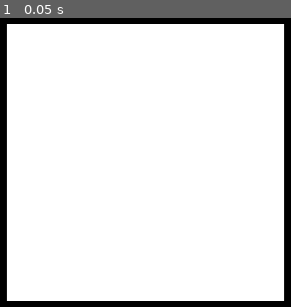
Above: before the commit, frame 1.
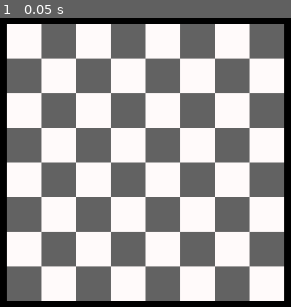
Above: after the commit, the same moment.

Repository: televisionia/untitled-chess-game
Game: Godot game, scene res://chess_2d.tscn
The game is run twice, just before and just after one commit, with the same random seed, the same clock (stepped at 60 frames per second) and the same inputs.
Inputs:
- Up to frame 1 (0.05 s): no input

The runs differ from the first frame. In frame 1, 47% of the frame differs, in the area x 2-98%, y 2-98%.

Commit message:
Added board setup, chess assets added but not used yet

Diff:
--- /dev/null
+++ b/Board_Components/Base/Square_Dark.tscn
@@ -0,0 +1,10 @@
+[gd_scene load_steps=2 format=3 uid="uid://xscqwm2p1ccy"]
+
+[ext_resource type="Texture2D" uid="uid://ckp0x8m5h78gf" path="res://Images/Base/Square_Dark.png" id="1_qa66l"]
+
+[node name="DARK" type="TextureRect"]
+offset_right = 40.0
+offset_bottom = 40.0
+size_flags_horizontal = 3
+size_flags_vertical = 3
+texture = ExtResource("1_qa66l")
--- /dev/null
+++ b/Board_Components/Base/Square_Light.tscn
@@ -0,0 +1,10 @@
+[gd_scene load_steps=2 format=3 uid="uid://bxl5i4q5on0k"]
+
+[ext_resource type="Texture2D" uid="uid://cp2euyngkxvko" path="res://Images/Base/Square_Light.png" id="1_n6lmn"]
+
+[node name="LIGHT" type="TextureRect"]
+offset_right = 40.0
+offset_bottom = 40.0
+size_flags_horizontal = 3
+size_flags_vertical = 3
+texture = ExtResource("1_n6lmn")
--- /dev/null
+++ b/Board_Components/Pieces/Dark_Piece_Bishop.tscn
@@ -0,0 +1,10 @@
+[gd_scene load_steps=2 format=3 uid="uid://5y56f04ufqb6"]
+
+[ext_resource type="Texture2D" uid="uid://dhlpxocpdija8" path="res://Images/Pieces/Black/Piece_Bishop.png" id="1_r05dv"]
+
+[node name="DARK_BISHOP" type="TextureRect"]
+offset_right = 40.0
+offset_bottom = 40.0
+size_flags_horizontal = 3
+size_flags_vertical = 3
+texture = ExtResource("1_r05dv")
--- /dev/null
+++ b/Board_Components/Pieces/Dark_Piece_King.tscn
@@ -0,0 +1,10 @@
+[gd_scene load_steps=2 format=3 uid="uid://bndy1k0q4376f"]
+
+[ext_resource type="Texture2D" uid="uid://bjnqfkaets0ly" path="res://Images/Pieces/Black/Piece_King.png" id="1_ie7ln"]
+
+[node name="DARK_KING" type="TextureRect"]
+offset_right = 40.0
+offset_bottom = 40.0
+size_flags_horizontal = 3
+size_flags_vertical = 3
+texture = ExtResource("1_ie7ln")
--- /dev/null
+++ b/Board_Components/Pieces/Dark_Piece_Knight.tscn
@@ -0,0 +1,10 @@
+[gd_scene load_steps=2 format=3 uid="uid://dppylsixxd6fc"]
+
+[ext_resource type="Texture2D" uid="uid://clpvymw7g3p" path="res://Images/Pieces/Black/Piece_Knight.png" id="1_dj508"]
+
+[node name="DARK_KNIGHT" type="TextureRect"]
+offset_right = 40.0
+offset_bottom = 40.0
+size_flags_horizontal = 3
+size_flags_vertical = 3
+texture = ExtResource("1_dj508")
--- /dev/null
+++ b/Board_Components/Pieces/Dark_Piece_Pawn.tscn
@@ -0,0 +1,10 @@
+[gd_scene load_steps=2 format=3 uid="uid://uajdx5xftmi6"]
+
+[ext_resource type="Texture2D" uid="uid://d377o5l7h72j1" path="res://Images/Pieces/Black/Piece_Pawn.png" id="1_5rj7h"]
+
+[node name="DARK_PAWN" type="TextureRect"]
+offset_right = 40.0
+offset_bottom = 40.0
+size_flags_horizontal = 3
+size_flags_vertical = 3
+texture = ExtResource("1_5rj7h")
--- /dev/null
+++ b/Board_Components/Pieces/Dark_Piece_Queen.tscn
@@ -0,0 +1,10 @@
+[gd_scene load_steps=2 format=3 uid="uid://cea0ns7uwvaj1"]
+
+[ext_resource type="Texture2D" uid="uid://ccaxexd7uiso6" path="res://Images/Pieces/Black/Piece_Queen.png" id="1_37txp"]
+
+[node name="DARK_QUEEN" type="TextureRect"]
+offset_right = 40.0
+offset_bottom = 40.0
+size_flags_horizontal = 3
+size_flags_vertical = 3
+texture = ExtResource("1_37txp")
--- /dev/null
+++ b/Board_Components/Pieces/Dark_Piece_Rook.tscn
@@ -0,0 +1,10 @@
+[gd_scene load_steps=2 format=3 uid="uid://b404hfioyh6k7"]
+
+[ext_resource type="Texture2D" uid="uid://bs74nfoflcse7" path="res://Images/Pieces/Black/Piece_Rook.png" id="1_re3cl"]
+
+[node name="DARK_ROOK" type="TextureRect"]
+offset_right = 40.0
+offset_bottom = 40.0
+size_flags_horizontal = 3
+size_flags_vertical = 3
+texture = ExtResource("1_re3cl")
--- /dev/null
+++ b/Board_Components/Pieces/Light_Piece_Bishop.tscn
@@ -0,0 +1,10 @@
+[gd_scene load_steps=2 format=3 uid="uid://co3p1plmtegmt"]
+
+[ext_resource type="Texture2D" uid="uid://bfys4hf3dk2fb" path="res://Images/Pieces/White/Piece_Bishop.png" id="1_14p5c"]
+
+[node name="LIGHT_BISHOP" type="TextureRect"]
+offset_right = 40.0
+offset_bottom = 40.0
+size_flags_horizontal = 3
+size_flags_vertical = 3
+texture = ExtResource("1_14p5c")
--- /dev/null
+++ b/Board_Components/Pieces/Light_Piece_King.tscn
@@ -0,0 +1,10 @@
+[gd_scene load_steps=2 format=3 uid="uid://bwfi6h3n1ehxj"]
+
+[ext_resource type="Texture2D" uid="uid://10dx3r0jqrdl" path="res://Images/Pieces/White/Piece_King.png" id="1_7n5m2"]
+
+[node name="LIGHT_KING" type="TextureRect"]
+offset_right = 40.0
+offset_bottom = 40.0
+size_flags_horizontal = 3
+size_flags_vertical = 3
+texture = ExtResource("1_7n5m2")
--- /dev/null
+++ b/Board_Components/Pieces/Light_Piece_Knight.tscn
@@ -0,0 +1,10 @@
+[gd_scene load_steps=2 format=3 uid="uid://cr6bwjbmvkim0"]
+
+[ext_resource type="Texture2D" uid="uid://ryvomr60x5o6" path="res://Images/Pieces/White/Piece_Knight.png" id="1_m3g10"]
+
+[node name="LIGHT_KNIGHT" type="TextureRect"]
+offset_right = 40.0
+offset_bottom = 40.0
+size_flags_horizontal = 3
+size_flags_vertical = 3
+texture = ExtResource("1_m3g10")
--- /dev/null
+++ b/Board_Components/Pieces/Light_Piece_Pawn.tscn
@@ -0,0 +1,10 @@
+[gd_scene load_steps=2 format=3 uid="uid://5n3l053cq54"]
+
+[ext_resource type="Texture2D" uid="uid://bjg1kgjxo5jm3" path="res://Images/Pieces/White/Piece_Pawn.png" id="1_c4i6t"]
+
+[node name="LIGHT_PAWN" type="TextureRect"]
+offset_right = 40.0
+offset_bottom = 40.0
+size_flags_horizontal = 3
+size_flags_vertical = 3
+texture = ExtResource("1_c4i6t")
--- /dev/null
+++ b/Board_Components/Pieces/Light_Piece_Queen.tscn
@@ -0,0 +1,10 @@
+[gd_scene load_steps=2 format=3 uid="uid://delh5d7s6cgeu"]
+
+[ext_resource type="Texture2D" uid="uid://b2jm4ed2sr6m2" path="res://Images/Pieces/White/Piece_Queen.png" id="1_hkn3a"]
+
+[node name="LIGHT_QUEEN" type="TextureRect"]
+offset_right = 40.0
+offset_bottom = 40.0
+size_flags_horizontal = 3
+size_flags_vertical = 3
+texture = ExtResource("1_hkn3a")
--- /dev/null
+++ b/Board_Components/Pieces/Light_Piece_Rook.tscn
@@ -0,0 +1,10 @@
+[gd_scene load_steps=2 format=3 uid="uid://cwyairpx4o7sv"]
+
+[ext_resource type="Texture2D" uid="uid://cf7xts6whu3u7" path="res://Images/Pieces/White/Piece_Rook.png" id="1_jrbl4"]
+
+[node name="LIGHT_ROOK" type="TextureRect"]
+offset_right = 40.0
+offset_bottom = 40.0
+size_flags_horizontal = 3
+size_flags_vertical = 3
+texture = ExtResource("1_jrbl4")
--- a/Board_Setup.gd
+++ b/Board_Setup.gd
@@ -1,7 +1,13 @@
 extends GridContainer
 
 # For identifying what sprite to render on each slot
-enum SLOT_ID {SQUARE_DARK, SQUARE_LIGHT, PIECE_PAWN, PIECE_ROOK, PIECE_KNIGHT, PIECE_BISHOP, PIECE_QUEEN, PIECE_KING}
+enum SLOT_ID {SQUARE_LIGHT, SQUARE_DARK,
+LIGHT_PIECE_PAWN, LIGHT_PIECE_ROOK, LIGHT_PIECE_KNIGHT, LIGHT_PIECE_BISHOP, LIGHT_PIECE_QUEEN, LIGHT_PIECE_KING,
+DARK_PIECE_PAWN, DARK_PIECE_ROOK, DARK_PIECE_KNIGHT, DARK_PIECE_BISHOP, DARK_PIECE_QUEEN, DARK_PIECE_KING}
+
+var SLOT_OBJECTS = [preload("res://Board_Components/Base/Square_Light.tscn"), preload("res://Board_Components/Base/Square_Dark.tscn"),
+preload("res://Board_Components/Pieces/Light_Piece_Pawn.tscn")
+]
 
 # Size of board
 var BOARD_ROWS = 8
@@ -11,14 +17,39 @@
 var LAYERS = []
 
 func setup_base(layer):
-	LAYERS.append([[],[]])
-	var layer_rows = LAYERS[layer][0]
-	var layer_columns = LAYERS[layer][1]
+	LAYERS.insert(0, [])
+	var layer_slots = LAYERS[layer]
+
+	size.x = 400
+	var square_height = size.x / BOARD_COLUMNS
+	size.y = square_height * BOARD_ROWS
+
+	for row in range(BOARD_ROWS):
+		layer_slots.insert(row, [])
+		for column in range(BOARD_COLUMNS):
+			if (column + row) % 2 == 0:
+				layer_slots[row].insert(column, SLOT_ID.SQUARE_LIGHT)
+			else:
+				layer_slots[row].insert(column, SLOT_ID.SQUARE_DARK)
+
+func clear_board():
+	for object in self.get_children():
+		self.remove_child(object)
+		object.queue_free()
+
+func draw_board():
+	clear_board()
+	for layer in LAYERS:
+		for row in layer:
+			for column in row:
+				add_child(SLOT_OBJECTS[column].instantiate())
 
 
 # Called when the node enters the scene tree for the first time.
 func _ready():
+	columns = BOARD_COLUMNS
 	setup_base(0)
+	draw_board()
 
 
 # Called every frame. 'delta' is the elapsed time since the previous frame.
--- a/chess_2d.tscn
+++ b/chess_2d.tscn
@@ -10,7 +10,7 @@
 grow_horizontal = 2
 grow_vertical = 2
 
-[node name="Board" type="ColorRect" parent="."]
+[node name="BoardDetails" type="GridContainer" parent="."]
 layout_mode = 1
 anchors_preset = 8
 anchor_left = 0.5
@@ -23,9 +23,7 @@
 offset_bottom = 200.0
 grow_horizontal = 2
 grow_vertical = 2
-
-[node name="BoardDetails" type="GridContainer" parent="Board"]
-layout_mode = 0
-offset_right = 400.0
-offset_bottom = 400.0
+theme_override_constants/h_separation = 0
+theme_override_constants/v_separation = 0
+columns = 8
 script = ExtResource("1_6dm0e")
--- a/project.godot
+++ b/project.godot
@@ -15,12 +15,10 @@
 config/features=PackedStringArray("4.2", "GL Compatibility")
 config/icon="res://icon.svg"
 
-[display]
-
-window/size/mode=3
-
 [rendering]
 
+textures/canvas_textures/default_texture_filter=0
 renderer/rendering_method="gl_compatibility"
 renderer/rendering_method.mobile="gl_compatibility"
 environment/defaults/default_clear_color=Color(0, 0, 0, 1)
+textures/dynamic_fonts/use_oversampling=true
Binary file added: Images/Base/Square_Dark.png
Not shown, added: Images/Base/Square_Dark.png.import
Binary file added: Images/Base/Square_Light.png
Not shown, added: Images/Base/Square_Light.png.import
Binary file added: Images/Pieces/Black/Piece_Bishop.png
Not shown, added: Images/Pieces/Black/Piece_Bishop.png.import
Binary file added: Images/Pieces/Black/Piece_King.png
Not shown, added: Images/Pieces/Black/Piece_King.png.import
Binary file added: Images/Pieces/Black/Piece_Knight.png
Not shown, added: Images/Pieces/Black/Piece_Knight.png.import
Binary file added: Images/Pieces/Black/Piece_Pawn.png
Not shown, added: Images/Pieces/Black/Piece_Pawn.png.import
(and 16 more such lines)
